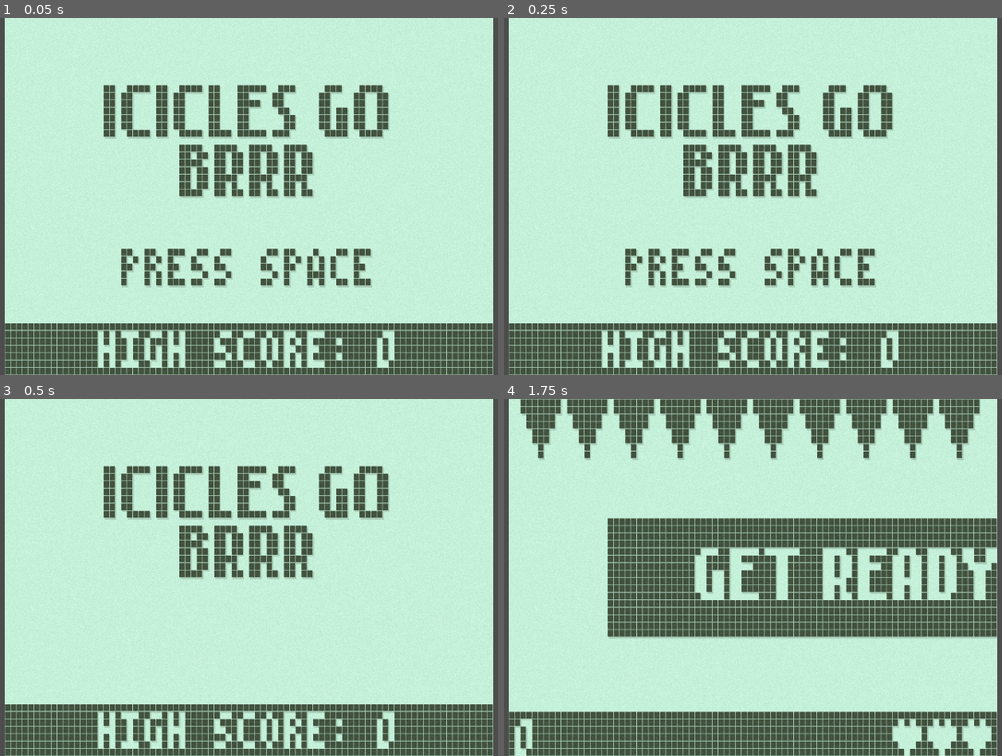
Above: before the commit, frames 1-4 (two rows, left to right).
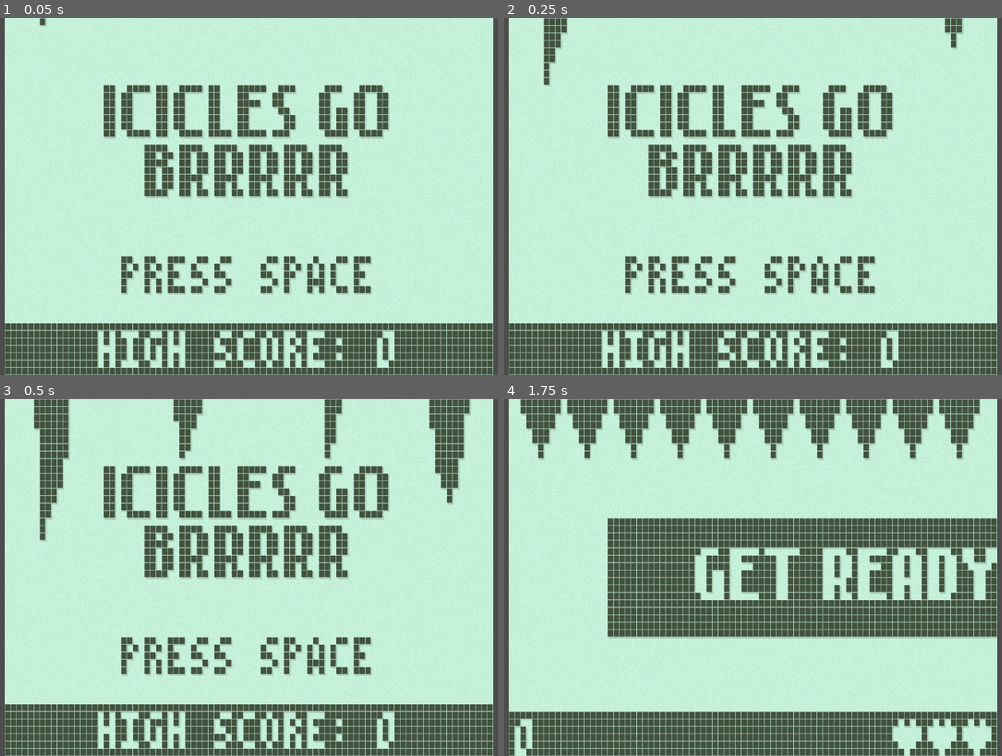
Above: after the commit, the same moments.

Repository: Qowface/nokiajam-6
Game: Godot game, scene res://main.tscn
Same seed, same stepped clock (60 frames per second), same inputs: the game is played once before the commit and once after it.
Inputs:
- Up to frame 1 (0.05 s): no input
- Up to frame 2 (0.25 s): no input
- Up to frame 3 (0.5 s): no input
- Up to frame 4 (1.75 s): tap Space (jump) at 0.5, 0.77, 1.52 s; hold Right (move_right) from 0.53 s (still down)

The runs differ from the first frame. In frame 1, 4.7% of the frame differs, in the area x 8-75%, y 0-78%; in frame 2, 5.4%; in frame 3, 8.8%, in the area x 6-95%, y 0-78%; in frame 4, nothing differs.

Commit message:
Add basic graphic with animation to start menu.

Diff:
--- a/scenes/start_menu.tscn
+++ b/scenes/start_menu.tscn
@@ -1,7 +1,8 @@
-[gd_scene load_steps=6 format=3 uid="uid://bhbhbpc7a5qof"]
+[gd_scene load_steps=8 format=3 uid="uid://bhbhbpc7a5qof"]
 
 [ext_resource type="FontFile" uid="uid://cxeg4c7rwp2y3" path="res://assets/fonts/lowrez/lowrez.png" id="1_1fh0e"]
 [ext_resource type="Script" path="res://scripts/start_menu.gd" id="1_h3alx"]
+[ext_resource type="Texture2D" uid="uid://cpeittwu562q3" path="res://assets/img/title.png" id="2_ottqy"]
 
 [sub_resource type="Animation" id="Animation_ofht1"]
 resource_name = "blink"
@@ -35,10 +36,26 @@
 "values": [true, false, true, false, true]
 }
 
+[sub_resource type="Animation" id="Animation_tk7mn"]
+resource_name = "icicles"
+tracks/0/type = "value"
+tracks/0/imported = false
+tracks/0/enabled = true
+tracks/0/path = NodePath("IciclesTextureRect:position")
+tracks/0/interp = 1
+tracks/0/loop_wrap = true
+tracks/0/keys = {
+"times": PackedFloat32Array(0, 1),
+"transitions": PackedFloat32Array(1, 1),
+"update": 0,
+"values": [Vector2(0, -40), Vector2(0, 0)]
+}
+
 [sub_resource type="AnimationLibrary" id="AnimationLibrary_8vffg"]
 _data = {
 "blink": SubResource("Animation_ofht1"),
-"fast_blink": SubResource("Animation_a6x2x")
+"fast_blink": SubResource("Animation_a6x2x"),
+"icicles": SubResource("Animation_tk7mn")
 }
 
 [node name="StartMenu" type="Control"]
@@ -50,6 +67,19 @@
 grow_vertical = 2
 script = ExtResource("1_h3alx")
 
+[node name="IciclesTextureRect" type="TextureRect" parent="."]
+layout_mode = 0
+offset_top = -40.0
+offset_right = 84.0
+texture = ExtResource("2_ottqy")
+
+[node name="TitleColorRect" type="ColorRect" parent="."]
+layout_mode = 0
+offset_left = 16.0
+offset_top = 8.0
+offset_right = 67.0
+offset_bottom = 25.0
+
 [node name="TitleLabel" type="Label" parent="."]
 layout_mode = 0
 offset_left = 2.0
@@ -57,22 +87,22 @@
 offset_right = 82.0
 offset_bottom = 26.0
 text = "ICICLES GO
-BRRR"
+BRRRRR"
 horizontal_alignment = 1
 vertical_alignment = 1
 
 [node name="StartLabel" type="Label" parent="."]
 layout_mode = 0
 offset_left = 2.0
-offset_top = 30.0
+offset_top = 31.0
 offset_right = 82.0
-offset_bottom = 38.0
+offset_bottom = 39.0
 theme_override_fonts/font = ExtResource("1_1fh0e")
 text = "PRESS SPACE"
 horizontal_alignment = 1
 vertical_alignment = 1
 
-[node name="ColorRect" type="ColorRect" parent="."]
+[node name="HighScoreColorRect" type="ColorRect" parent="."]
 layout_mode = 0
 offset_top = 41.0
 offset_right = 84.0
@@ -94,4 +124,3 @@
 libraries = {
 "": SubResource("AnimationLibrary_8vffg")
 }
-autoplay = "blink"
--- a/scripts/start_menu.gd
+++ b/scripts/start_menu.gd
@@ -8,6 +8,10 @@
 	Stats.reset()
 	$HighScoreLabel.text = "HIGH SCORE: " + str(Stats.high_score)
 
+	animation.play("icicles")
+	await animation.animation_finished
+	animation.play("blink")
+
 
 func _process(delta):
 	if Input.is_action_just_pressed("jump"):
Binary file added: assets/img/title.png
Not shown, added: assets/img/title.png.import
